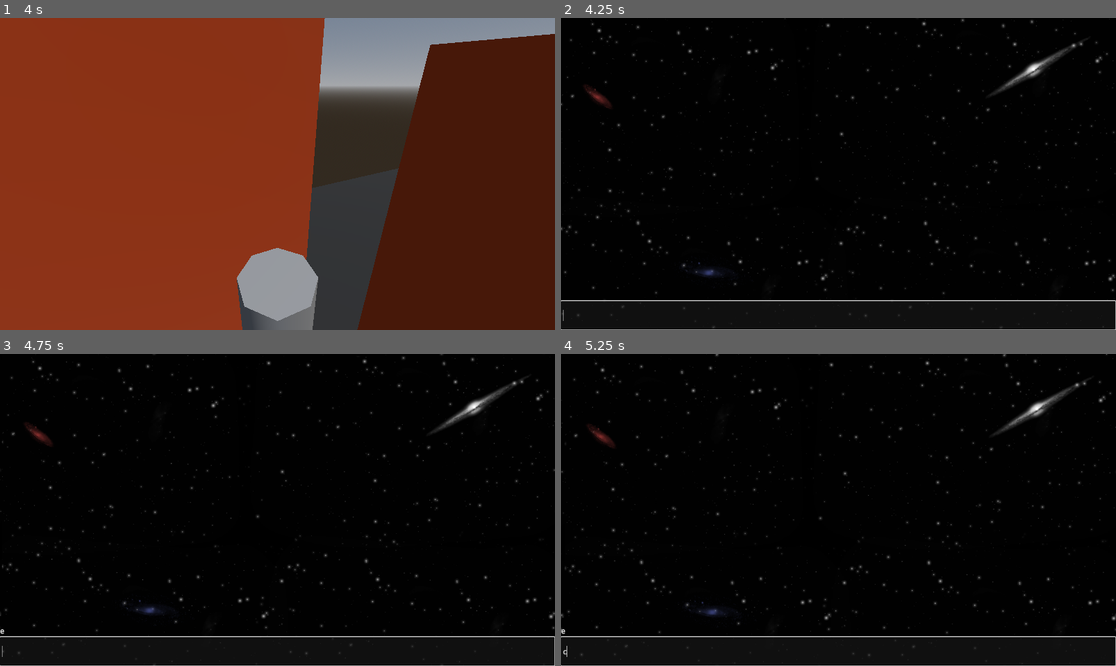
Above: before the commit, frames 1-4 (two rows, left to right).
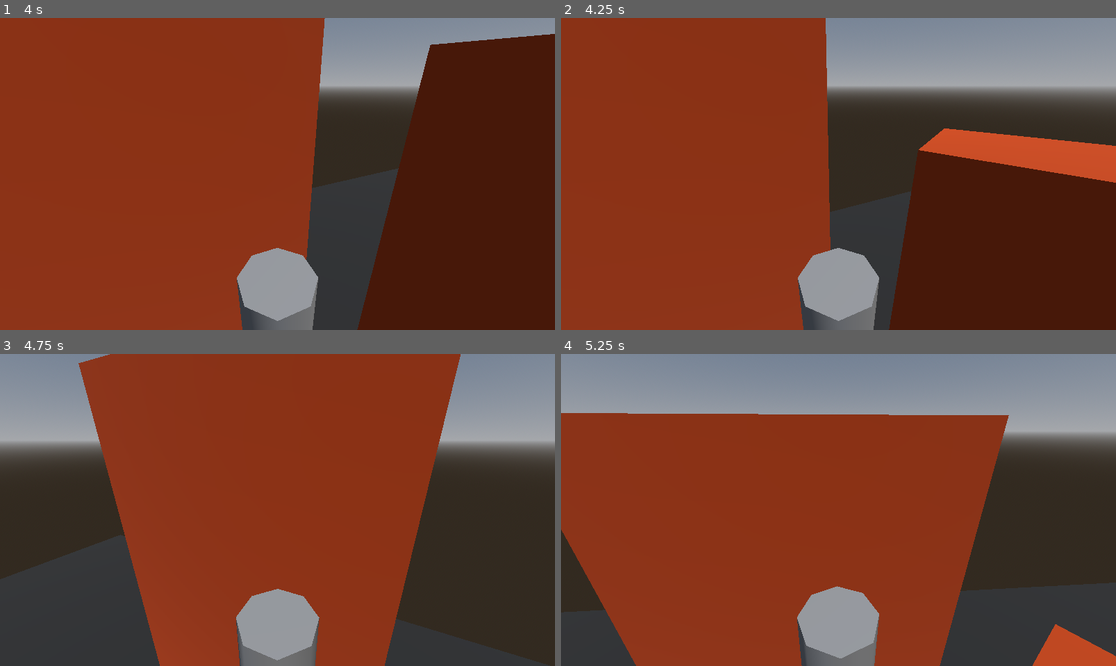
Above: after the commit, the same moments.

Repository: drakshruk/3d-test-project
Game: Godot game, scene res://scenes/main_scene.tscn
Same seed, same stepped clock (60 frames per second), same inputs: the game is played once before the commit and once after it.
Inputs (mouse positions are in pixels of both pictures, inside the frame that each line leads up to):
- Up to frame 1 (4 s): tap Enter (ui_accept) at 0.5, 0.77, 1.52, 3.02, 3.77 s; move the mouse to (305, 174) at 0.52 s; hold E (stick_to_the_wall) 0.53-1.28 s; hold W (forward) from 0.53 s (still down); click (305, 174) at 0.67 s; move the mouse to (249, 174) at 1.27 s; tap C (crouch) at 1.35 s; tap E (stick_to_the_wall) at 1.55, 3.05 s; move the mouse to (288, 167) at 2.02 s; hold E (stick_to_the_wall) 2.03-2.78 s; tap Shift (dash) at 2.1 s; move the mouse to (271, 180) at 2.77 s; tap Ctrl (sprint) at 2.85 s; click (271, 180) at 2.92 s; move the mouse to (316, 177) at 3.52 s; hold E (stick_to_the_wall) from 3.53 s (still down)
- Up to frame 2 (4.25 s): keep holding W (forward); keep holding E (stick_to_the_wall); tap Escape (ui_cancel) at 4.15 s
- Up to frame 3 (4.75 s): keep holding W (forward); move the mouse to (233, 506) at 4.27 s; release E (stick_to_the_wall) at 4.28 s; tap E (stick_to_the_wall) at 4.35 s; tap Enter (ui_accept) at 4.52 s
- Up to frame 4 (5.25 s): keep holding W (forward); move the mouse to (844, 510) at 5.02 s; hold C (crouch) from 5.03 s (still down); click (844, 510) at 5.17 s

Frame 1 is identical in both runs. In frame 2, 100% of the frame differs, in the area x 0-100%, y 0-100%; in frame 3, 100%; in frame 4, 100%.

Commit message:
Added interact_area's, different types of interactions depending on the area # temporarily processed in the player.gd # in the future will be moved to the "locations" scene

Diff:
--- /dev/null
+++ b/scenes/interact_area.tscn
@@ -0,0 +1,23 @@
+[gd_scene load_steps=4 format=3 uid="uid://ice0b24h0lnn"]
+
+[ext_resource type="Script" uid="uid://7rkwkony4j4s" path="res://scripts/interact_area.gd" id="1_q06jp"]
+
+[sub_resource type="SphereShape3D" id="SphereShape3D_hlngw"]
+
+[sub_resource type="SphereMesh" id="SphereMesh_q06jp"]
+
+[node name="interact_area" type="Node3D" groups=["interact_areas"]]
+script = ExtResource("1_q06jp")
+
+[node name="Area3D" type="Area3D" parent="."]
+collision_mask = 2
+
+[node name="CollisionShape3D" type="CollisionShape3D" parent="Area3D"]
+transform = Transform3D(1, 0, 0, 0, 1, 0, 0, 0, 1, 0, 0.0029296875, 0)
+shape = SubResource("SphereShape3D_hlngw")
+
+[node name="MeshInstance3D" type="MeshInstance3D" parent="."]
+mesh = SubResource("SphereMesh_q06jp")
+
+[connection signal="body_entered" from="Area3D" to="." method="_on_area_3d_body_entered"]
+[connection signal="body_exited" from="Area3D" to="." method="_on_area_3d_body_exited"]
--- /dev/null
+++ b/scenes/interactive_object.tscn
@@ -0,0 +1,21 @@
+[gd_scene load_steps=4 format=3 uid="uid://dqsl74wadkf46"]
+
+[ext_resource type="Script" uid="uid://bn51dwf0nqxq8" path="res://scripts/interactive_object.gd" id="1_xkf1g"]
+
+[sub_resource type="BoxShape3D" id="BoxShape3D_xkf1g"]
+
+[sub_resource type="BoxMesh" id="BoxMesh_acsvx"]
+
+[node name="interactive_object" type="Node3D"]
+script = ExtResource("1_xkf1g")
+
+[node name="Area3D" type="Area3D" parent="."]
+collision_mask = 2
+
+[node name="CollisionShape3D" type="CollisionShape3D" parent="Area3D"]
+shape = SubResource("BoxShape3D_xkf1g")
+
+[node name="MeshInstance3D" type="MeshInstance3D" parent="Area3D"]
+mesh = SubResource("BoxMesh_acsvx")
+
+[connection signal="body_entered" from="Area3D" to="." method="_on_area_3d_body_entered"]
--- a/scenes/main_scene.tscn
+++ b/scenes/main_scene.tscn
@@ -1,9 +1,10 @@
-[gd_scene load_steps=17 format=3 uid="uid://c46xhcphyanjs"]
+[gd_scene load_steps=18 format=3 uid="uid://c46xhcphyanjs"]
 
 [ext_resource type="PackedScene" uid="uid://dkh5gq20djuhr" path="res://scenes/player.tscn" id="1_w2twt"]
 [ext_resource type="PackedScene" uid="uid://bblar6c1bs3sr" path="res://scenes/sticky_wall.tscn" id="3_7ykc4"]
 [ext_resource type="PackedScene" uid="uid://c0ocq4008msa3" path="res://scenes/killzone.tscn" id="3_pu3yx"]
 [ext_resource type="PackedScene" uid="uid://cn550inc4s84m" path="res://scenes/enemy.tscn" id="4_pu3yx"]
+[ext_resource type="PackedScene" uid="uid://ice0b24h0lnn" path="res://scenes/interact_area.tscn" id="5_gubc5"]
 
 [sub_resource type="StandardMaterial3D" id="StandardMaterial3D_w2twt"]
 albedo_color = Color(0.15127608, 0.15127608, 0.15127608, 1)
@@ -66,9 +67,6 @@
 dash_cooldown = 0.5
 dash_gravity_multiplier = 0.8
 post_dash_gravity_multiplier = 0.5
-slide_duration = 0.5
-slide_camera_tilt = 15.0
-can_slide_in_air = true
 
 [node name="WorldEnvironment" type="WorldEnvironment" parent="."]
 environment = SubResource("Environment_pw63i")
@@ -127,3 +125,9 @@
 
 [node name="enemy" parent="." instance=ExtResource("4_pu3yx")]
 transform = Transform3D(1, 0, 0, 0, 1, 0, 0, 0, 1, -0.3661108, 0.6405039, 2.0540357)
+
+[node name="interact_area_1" parent="." instance=ExtResource("5_gubc5")]
+transform = Transform3D(1, 0, 0, 0, 1, 0, 0, 0, 1, -4, 2, 1)
+
+[node name="interact_area_2" parent="." instance=ExtResource("5_gubc5")]
+transform = Transform3D(1, 0, 0, 0, 1, 0, 0, 0, 1, 0, 0.37231922, 0)
--- /dev/null
+++ b/scripts/interact_area.gd
@@ -0,0 +1,29 @@
+extends Node3D
+
+signal player_entered(player_node)
+signal player_exited(player_node)
+
+var interact_type = -1 as int
+# 0 - terminal
+# 1 - door (not yet)
+
+func _ready() -> void:
+	interact_type = define_type() as int
+
+func _on_area_3d_body_entered(body: Node3D) -> void:
+	if body == %player:
+		emit_signal("player_entered", self)
+
+
+func _on_area_3d_body_exited(body: Node3D) -> void:
+	if body == %player:
+		emit_signal("player_exited", self)
+
+# Можно подумать как сделать по-другому (не привязываясь к именам)
+func define_type() -> int:
+	if name == "interact_area_1":
+		return 0
+	elif name == "interact_area_2":
+		return 1
+	else:
+		return -1
--- /dev/null
+++ b/scripts/interactive_object.gd
@@ -0,0 +1,32 @@
+extends Node3D
+
+@export_group("info")
+@export var pos = Vector3()
+
+@onready var collisionShape: CollisionShape3D = $CollisionShape3D
+var shape: CylinderShape3D
+
+# Called when the node enters the scene tree for the first time.
+func _ready() -> void:
+	if collisionShape:
+		shape: CylinderShape3D = collisionShape.shape
+
+# Called every frame. 'delta' is the elapsed time since the previous frame.
+func _process(delta: float) -> void:
+	var dot = %player.position + %player.direction
+	print(is_dotInShape(dot));
+
+func is_dotInShape(dot: Vector3):
+	var space_state = get_world_3d().direct_space_state
+
+	var params = PhysicsShapeQueryParameters3D.new()
+	params.shape = shape
+	params.transform.origin = dot # Точка, которую проверяем
+	params.collide_with_bodies = false
+	params.collide_with_areas = false
+
+	var result = space_state.intersect_shape(params, 1)
+	if result.size() > 0:
+		return true
+	else:
+		return false
--- a/scripts/killzone.gd
+++ b/scripts/killzone.gd
@@ -7,13 +7,7 @@
 func _on_body_entered(body: Node3D) -> void:
 	if body.has_method("change_hp"):
 		body.change_hp(-damage)
-	#Engine.time_scale = 0.5
-	#timer.start()
 
 func _on_timer_timeout():
 	Engine.time_scale = 1.0
 	get_tree().reload_current_scene()
-
-func _input(event):
-	if event.is_action_pressed("ui_cancel"):
-		get_tree().change_scene_to_file("res://scenes/terminal.tscn")
--- a/scripts/player.gd
+++ b/scripts/player.gd
@@ -8,6 +8,8 @@
 @export var max_hp: float = 100.0
 @export var i_frames: int = 10
 var hp: float = max_hp
+
+var current_interact_area = null # Указатель на текущую зону взаимодействия
 
 ## export group for movement
 @export_group("Movement")
@@ -85,6 +87,36 @@
 		var shape: CylinderShape3D = collision_shape.shape
 		original_collision_shape_height = shape.height
 		original_collision_shape_position = collision_shape.position.y
+
+	# Находим все узлы interact_area в сцене
+	# Это может быть неэффективно, если их много. Лучше подключаться при загрузке зон. (На будущее)
+	var interact_areas = get_tree().get_nodes_in_group("interact_areas")
+	for area in interact_areas:
+		if area.has_signal("player_entered"):
+			area.player_entered.connect(_on_interact_area_entered)
+		if area.has_signal("player_exited"):
+			area.player_exited.connect(_on_interact_area_exited)
+
+func _on_interact_area_entered(interact_area_node):
+	print("Игрок вошел в зону: ", interact_area_node.name)
+	current_interact_area = interact_area_node
+
+func _on_interact_area_exited(interact_area_node):
+	print("Игрок вышел из зоны: ", interact_area_node.name)
+	if current_interact_area == interact_area_node:
+		current_interact_area = null
+
+func _input(event):
+	if event.is_action_pressed("stick_to_the_wall") and current_interact_area != null:
+		interact(current_interact_area.interact_type)
+
+func interact(interact_type: int) -> void:
+	if interact_type == 0:
+		get_tree().change_scene_to_file("res://scenes/terminal.tscn")
+	elif interact_type == 1:
+		pass # doors
+	else:
+		pass # other
 
 func _physics_process(delta: float) -> void:
 	_handle_crouch_input()
Not shown, added: scripts/interact_area.gd.uid
Not shown, added: scripts/interactive_object.gd.uid
